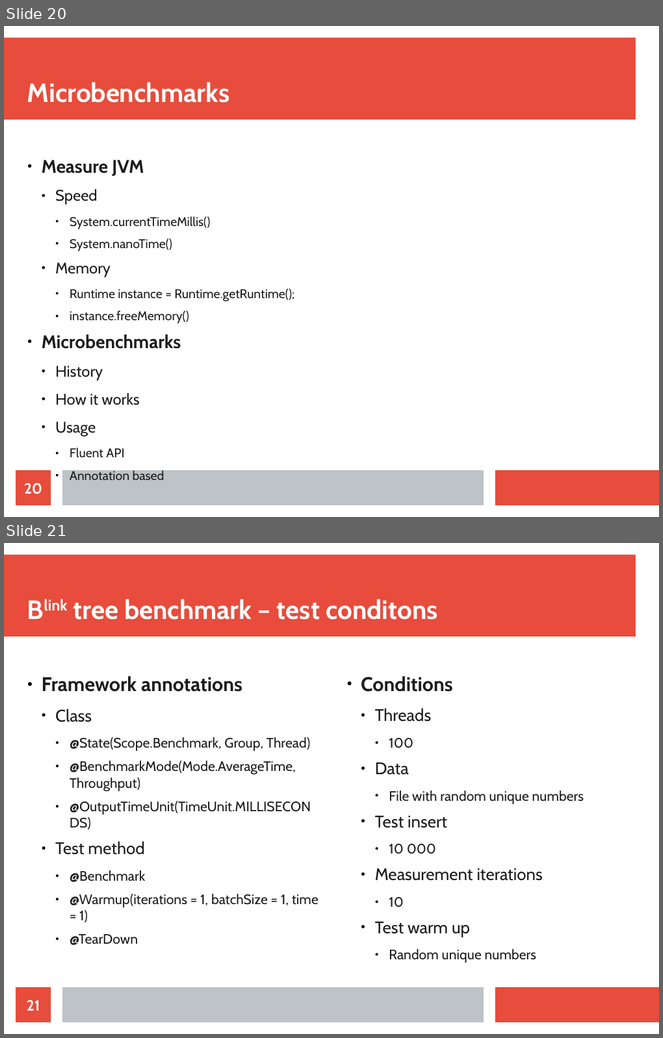
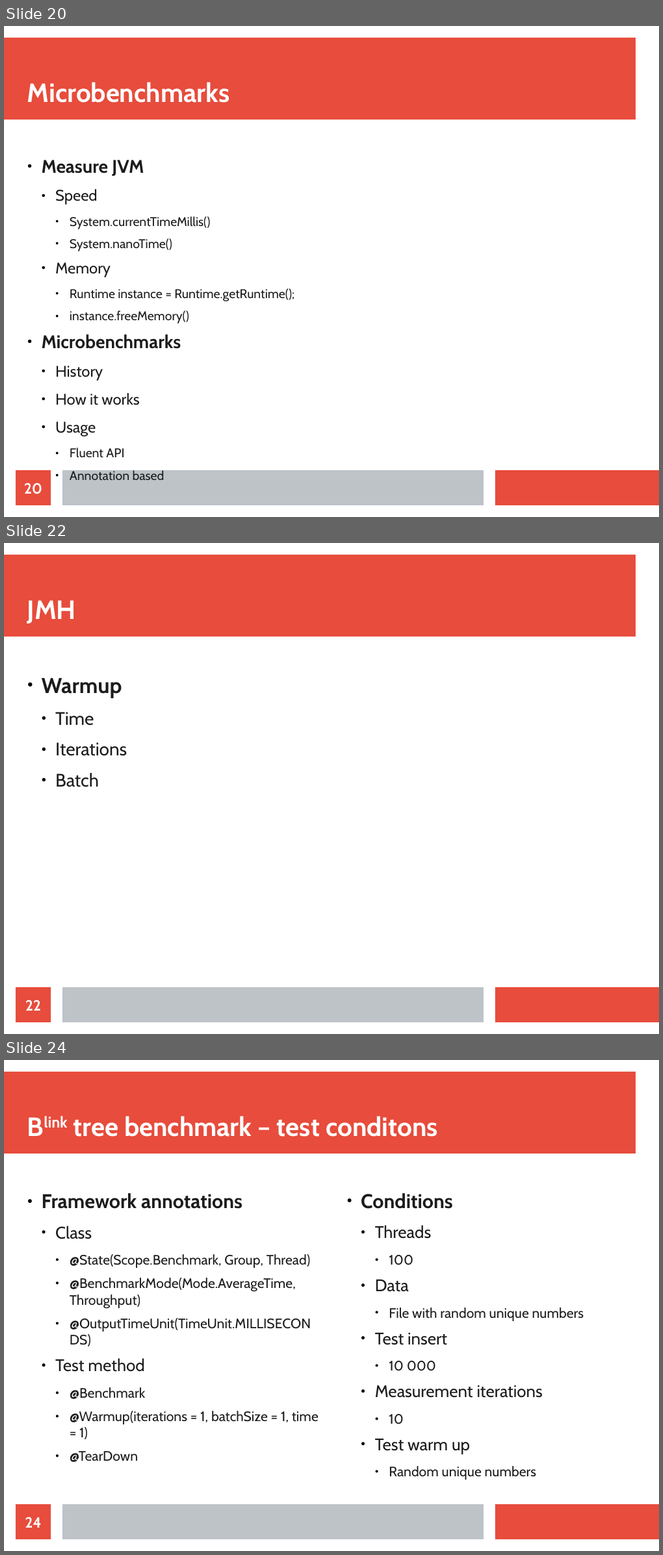
Before and after one commit to jajir/jbtree, a slide deck: jbtree/src/presentation/jbtree-0.1.odp. Shown one above the other, each under a label of ours: slides 20 and 21 before the commit, slides 20, 22 and 24 after it; the slides between them are not shown. The pictures are 663x1038 and 663x1555 pixels, drawn with LibreOffice and Linux fonts; fonts in the diff are those of the drawing. Boxes give left, top, right and bottom in pixels: in the first picture for what was removed or moved away, otherwise in the second. Text is boxed around its words. In the diff, an @@ line names an element or a change of style, - is before the commit and + after.

```diff
--- a/jbtree/src/presentation/jbtree-0.1.odp
+++ b/jbtree/src/presentation/jbtree-0.1.odp
@@ slide 22 added at (4, 543, 659, 1034), background #FFFFFF; not listed: 3 template elements that a slide beside it also shows @@
@@ title added at (27, 600, 76, 624), 32 pt, text #FFFFFF, bold @@
+JMH
@@ text added at (42, 678, 127, 787), 22 pt, text #1C1C1C @@
+● Warmup
+  ● Time
+  ● Iterations
+  ● Batch
@@ page number added at (16, 988, 51, 1023), fill #E74C3C, 18 pt, text #FFFFFF, bold @@
+22
@@ what was slide 21 is now slide 24 @@
@@ page number at (25, 1517, 41, 1528): text changed @@
-21
+24
```
Also in this commit, not shown: 5 slides changed, 4 other slides added, 10 other files.
